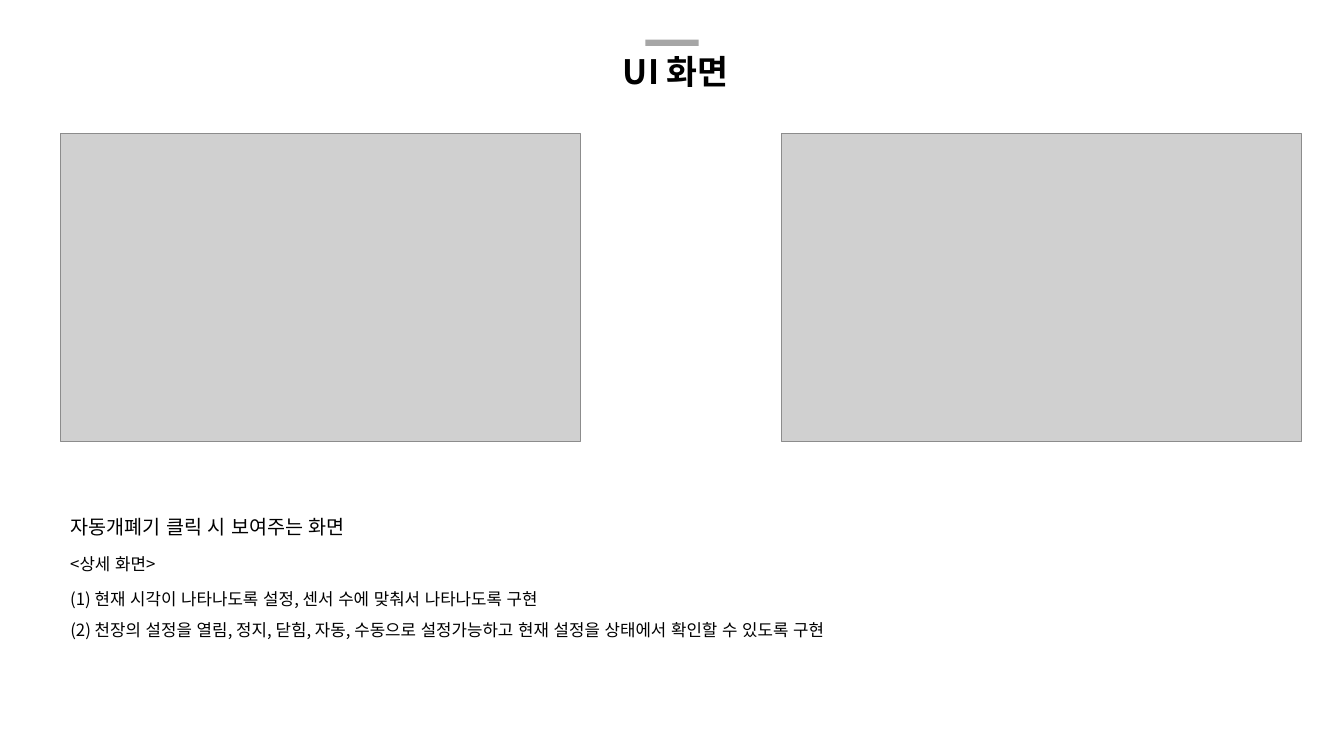
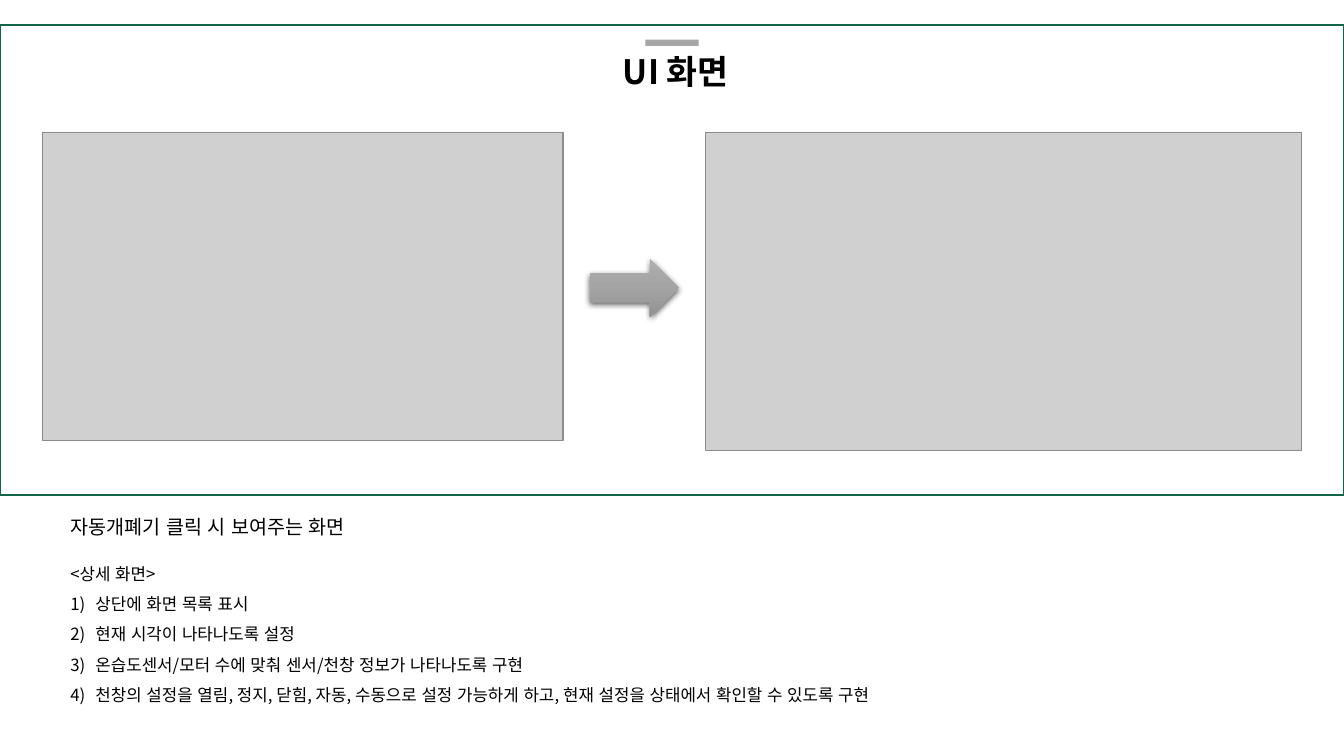
Before and after one commit to ssufunny/Internship-2022Winter, a slide deck: slide 3 of ubifarm.pptx. Drawn at 1344x756 pixels with LibreOffice and Linux fonts; fonts in the diff are those of the drawing; grey boxes stand for pictures. Boxes give left, top, right and bottom in pixels: in the first picture for what was removed or moved away, otherwise in the second. Text is boxed around its words. In the diff, an @@ line names an element or a change of style, - is before the commit and + after.

Commit message:
update

```diff
--- a/ubifarm.pptx
+++ b/ubifarm.pptx
@@ rectangle added at (0, 24, 1344, 494), outline #126447 1.5 pt @@
@@ picture: place and size @@
-picture at (60, 134, 581, 443)
+picture at (43, 133, 564, 442)
@@ picture: place and size @@
-picture at (781, 134, 1302, 443)
+picture at (706, 133, 1302, 451)
@@ right arrow added at (590, 259, 679, 318), fill gradient #AFAFAF to #A5A5A5 to #939393 @@
@@ text at (70, 566, 869, 704): text changed @@
-(2) 천장의 설정을 열림, 정지, 닫힘, 자동, 수동으로 설정가능하고 현재 설정을 상태에서 확인할 수 있도록 구현
+<상세 화면>
+1) 상단에 화면 목록 표시
+2) 현재 시각이 나타나도록 설정
+3) 온습도센서/모터 수에 맞춰 센서/천창 정보가 나타나도록 구현
+4) 천창의 설정을 열림, 정지, 닫힘, 자동, 수동으로 설정 가능하게 하고, 현재 설정을 상태에서 확인할 수 있도록 구현
@@ text removed at (70, 556, 155, 572) @@
-<상세 화면>
@@ text removed at (70, 591, 538, 608) @@
-(1) 현재 시각이 나타나도록 설정, 센서 수에 맞춰서 나타나도록 구현
```
Also in this commit, not shown: 4 other slides changed, 1 slide removed.
